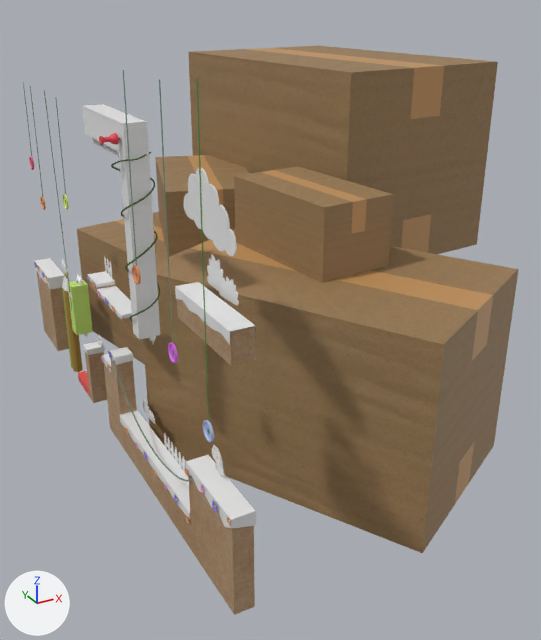
The FBX model Assets/NIvel/Pantalla_8/Pantalla_8.DEF.fbx: old version first, new version second.
Camera for both pictures: a 50 mm camera at (-25.2, -136.9, -2.6) aimed at (24.7, -46.0, -48.1). Every picture has the same lights, and +X, +Y and +Z are marked at lower left. Where no turn or scale is listed for an object, it has been applied to the vertices. Vertices at the same position are counted once.

Script lines for the objects in view, before the commit:
```python
ob_caja_1_001 = bpy.data.objects.new('Caja_1.001', me_cube_019)
ob_caja_1_001.location = (48.2, -24.7, -27.6)
ob_chncheta_005 = bpy.data.objects.new('Chncheta.005', me_cylinder_022)
ob_chncheta_005.location = (-2.2, -59.7, -16.8)
ob_cube_017 = bpy.data.objects.new('Cube.017', me_cube_023)
ob_cube_017.location = (25.6, -55.1, -30.5)
ob_pantalla_antes_obtención_rana_001 = bpy.data.objects.new('Pantalla_Antes_Obtención_rana.001', me_pantalla_antes_obtención_rana_012)
ob_pantalla_antes_obtención_rana_001.location = (1.2, -39.1, -39.4)
ob_techo_suelo_003 = bpy.data.objects.new('Techo/Suelo.003', me_pantalla_antes_obtención_rana_006)
ob_techo_suelo_003.location = (1.2, -39.1, -39.4)
# also in view: 'Nube.004' at (3.7, -71.7, -21.9); 'Cube.013' at (20.1, -21.1, -51.6); 'Cola.003' at (0.9, -20.7, -53.2); 'Plane.089' at (2.6, -76.5, -27.4); 'Cube.014' at (25.6, -21.1, -37.0)
```
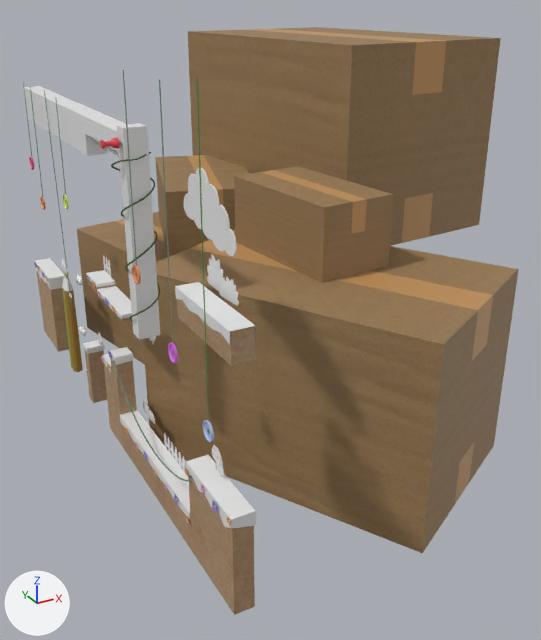
Patch to the scene script:
```diff
--- a/Assets/NIvel/Pantalla_8/Pantalla_8.DEF.fbx.py
+++ b/Assets/NIvel/Pantalla_8/Pantalla_8.DEF.fbx.py
@@ me_pantalla_antes_obtención_rana_006 @@
 # used by ob_techo_suelo_003; location = (1.2, -39.1, -39.4)
-me_pantalla_antes_obtención_rana_006.from_pydata(...)  # 94 vertices, 89 faces; spans x -1.9..0.7, y -46.1..34.4, z -21.3..24.4
+me_pantalla_antes_obtención_rana_006.from_pydata(...)  # 106 vertices, 104 faces; spans x -1.9..0.7, y -46.1..34.4, z -21.3..23.9
+# me_pantalla_antes_obtención_rana_006 part 1: 7 vertices moved from x -1.9..0.7, y -7.2..-1.7, z -0.1..24.4 to x -1.9..0.7, y -7.2..-1.0, z -0.1..18.5; 5 vertices removed from x -1.9..0.7, y -21.8..-7.2, z 24.4; 17 vertices added at x -1.9..0.7, y -21.8..25.8, z 18.5..23.9
 me_pantalla_antes_obtención_rana_006.materials.append(mat_carton_suelo_001)
@@ ob_chncheta_005 @@
 ob_chncheta_005 = bpy.data.objects.new('Chncheta.005', me_cylinder_022)
-ob_chncheta_005.location = (-2.2, -59.7, -16.8)
+ob_chncheta_005.location = (-2.2, -59.9, -17.2)
@@ ob_pantalla_antes_obtención_rana_001 @@
-ob_pantalla_antes_obtención_rana_001 = bpy.data.objects.new('Pantalla_Antes_Obtención_rana.001', me_pantalla_antes_obtención_rana_012)
-ob_pantalla_antes_obtención_rana_001.location = (1.2, -39.1, -39.4)
@@ ob_caja_1_001 @@
 ob_caja_1_001 = bpy.data.objects.new('Caja_1.001', me_cube_019)
-ob_caja_1_001.location = (48.2, -24.7, -27.6)
+ob_caja_1_001.location = (48.2, -24.7, -24.2)
```

Boxes [x1, y1, x2, y2] around the edits, measured in the pictures (541 x 640 px; the box of a moved part takes in the faces that stretch with it):
'Caja_1.001', moved
    before: [188, 46, 498, 254]
    after: [188, 27, 501, 246]
'Techo/Suelo.003', reshaped (6% wider)
    before: [37, 104, 255, 615]
    after: [23, 86, 255, 615]
'Pantalla_Antes_Obtención_rana.001', deleted (green)
    before: [67, 280, 93, 397]
    faces in mat_geo (green #c3e773): [67, 280, 93, 335]
    faces in mat_bloq_geo2_001 (red #e7544f): [78, 371, 90, 397]
'Chncheta.005', moved
    before: [99, 133, 120, 145]
    after: [100, 137, 121, 149]
part 1 of me_pantalla_antes_obtención_rana_006, moved or reshaped
    before: [82, 104, 149, 294]
    after: [23, 86, 149, 294]
